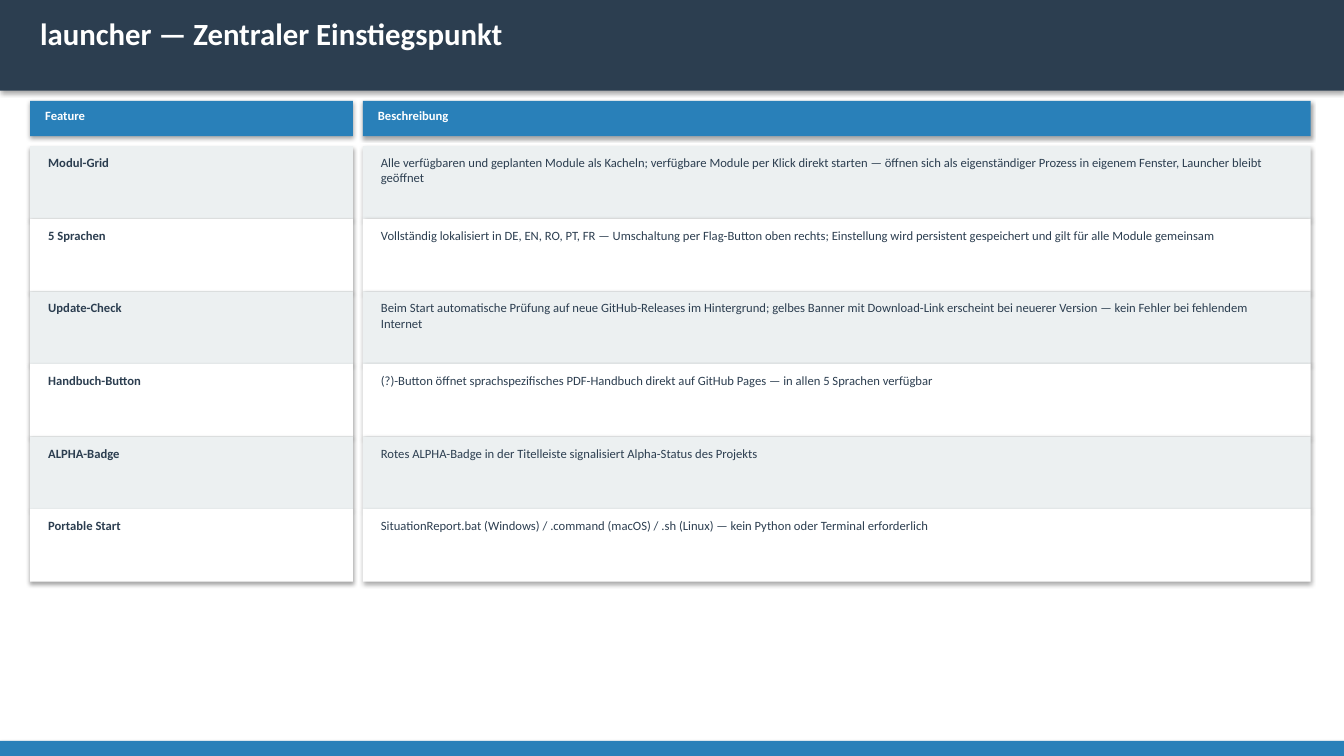
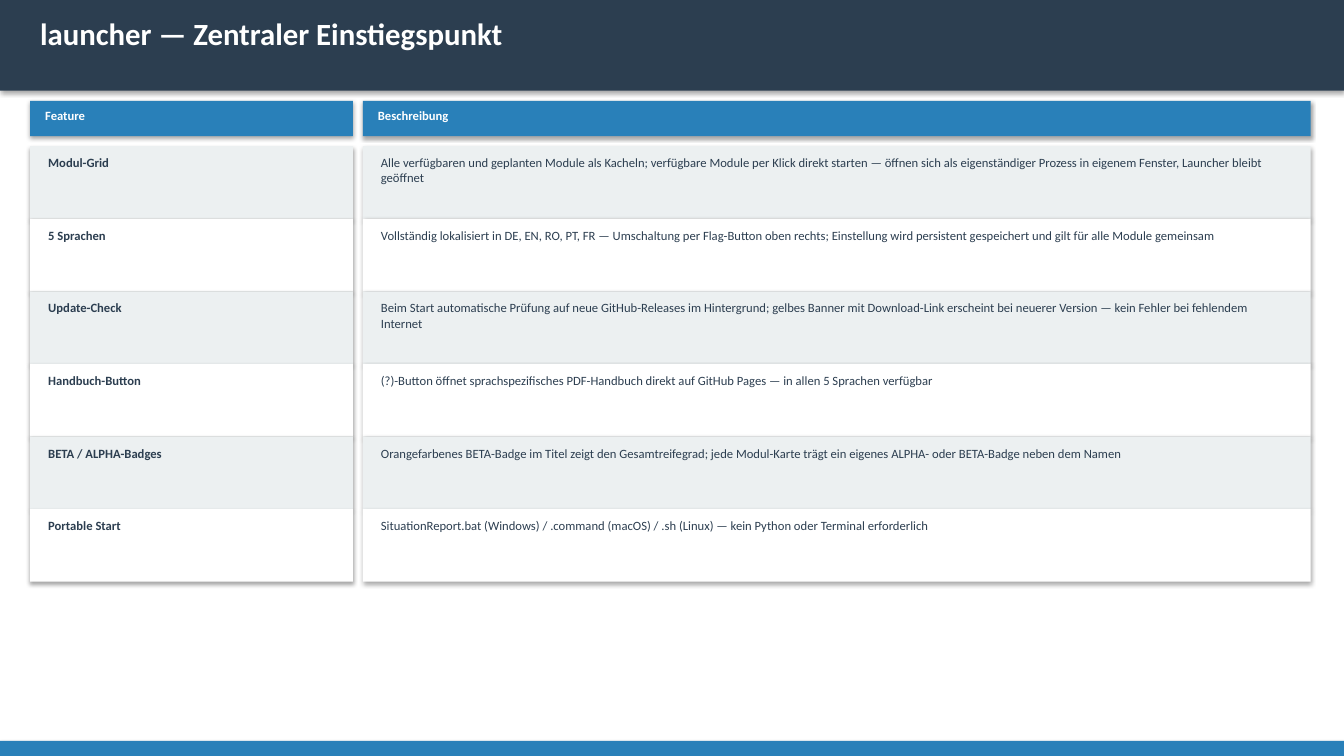
Before and after one commit to Jaegerfeld/situation-report, a slide deck: slide 2 of docs/situation_report_features.pptx. Drawn at 1344x756 pixels with LibreOffice and Linux fonts; fonts in the diff are those of the drawing. Boxes give left, top, right and bottom in pixels: in the first picture for what was removed or moved away, otherwise in the second. Text is boxed around its words. In the diff, an @@ line names an element or a change of style, - is before the commit and + after.

```diff
--- a/docs/situation_report_features.pptx
+++ b/docs/situation_report_features.pptx
@@ text at (x1=48, y1=449, x2=161, y2=460): text changed @@
-ALPHA-Badge
+BETA / ALPHA-Badges
@@ text at (x1=381, y1=449, x2=1121, y2=460): text changed @@
-Rotes ALPHA-Badge in der Titelleiste signalisiert Alpha-Status des Projekts
+Orangefarbenes BETA-Badge im Titel zeigt den Gesamtreifegrad; jede Modul-Karte trägt ein eigenes ALPHA- oder BETA-Badge neben dem Namen
```
Also in this commit, not shown: 2 other slides changed, 2 slides added, 12 other files.
